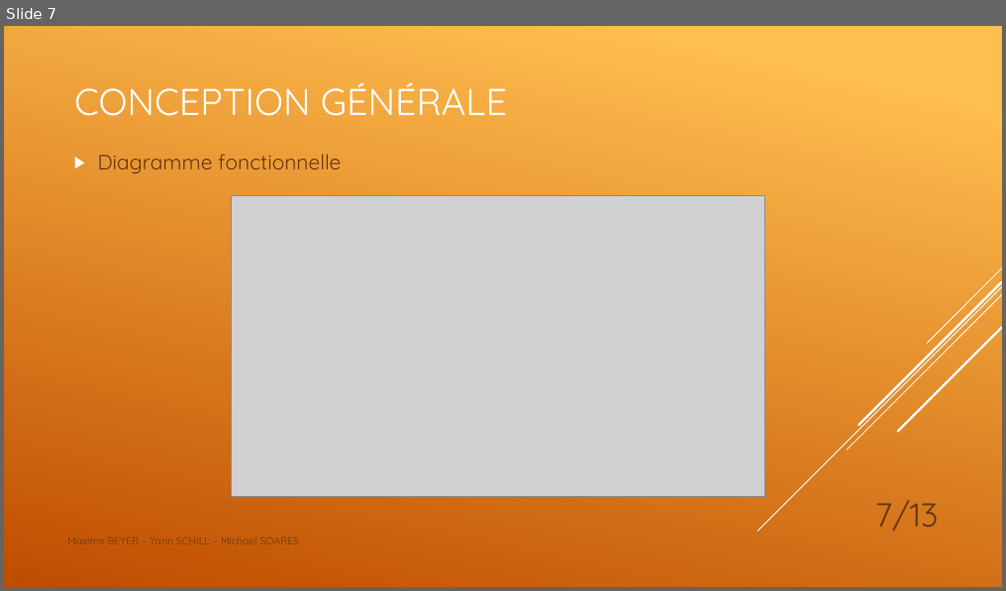
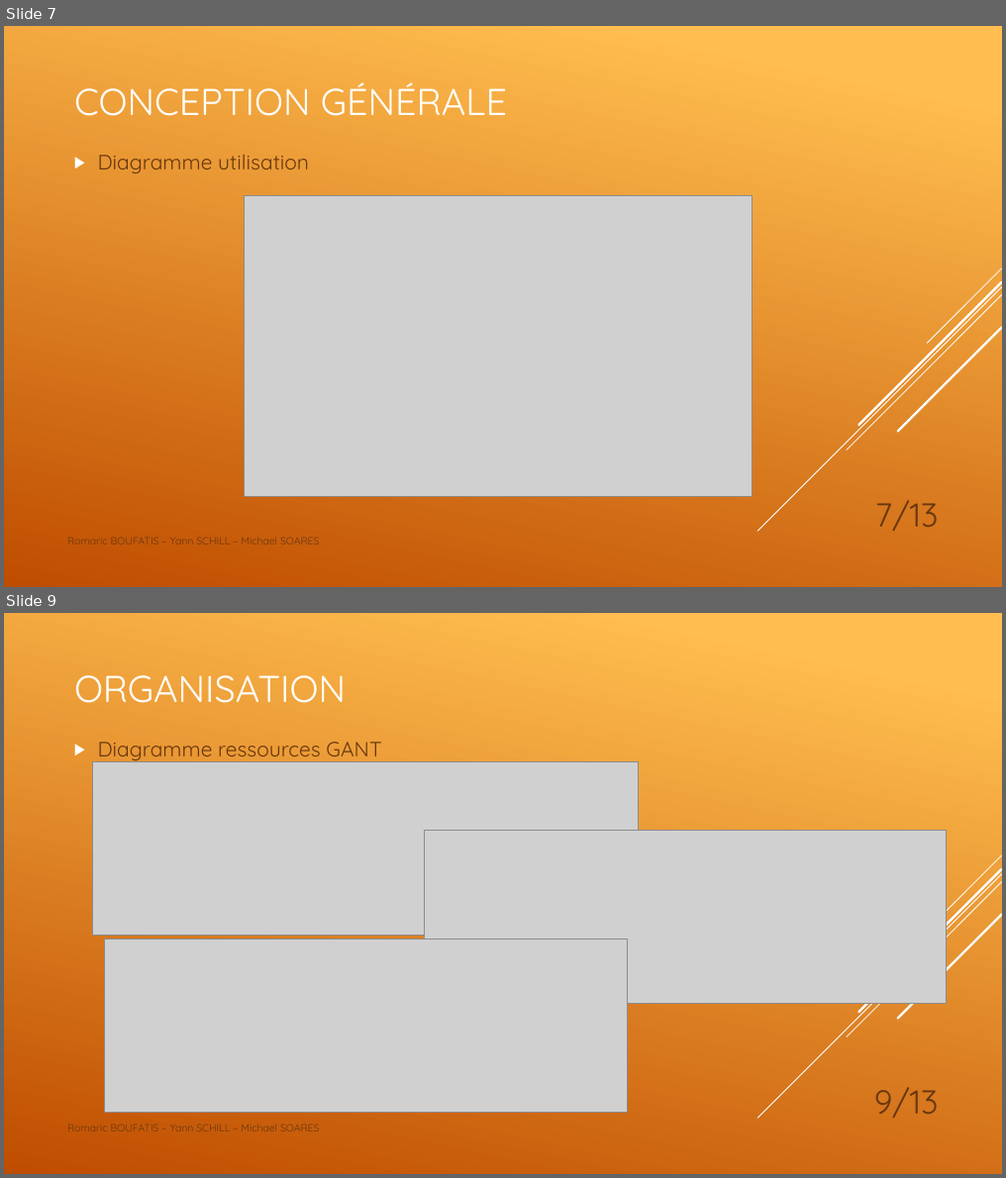
Before and after one commit to Azzur/Game-GaG, a slide deck: PPT.pptx. Shown one above the other, each under a label of ours: slide 7 before the commit, slides 7 and 9 after it; the slides between them are not shown. The pictures are 1006x591 and 1006x1178 pixels, drawn with LibreOffice and Linux fonts; fonts in the diff are those of the drawing; grey boxes stand for pictures; background and template pictures are left out. Boxes give left, top, right and bottom in pixels: in the first picture for what was removed or moved away, otherwise in the second. Text is boxed around its words. In the diff, an @@ line names an element or a change of style, - is before the commit and + after.

```diff
--- a/PPT.pptx
+++ b/PPT.pptx
@@ slide 9 added at (4, 613, 1002, 1174), background gradient #FFBF50 to #C04D00; not listed: 5 template elements that a slide beside it also shows @@
@@ title added at (74, 675, 346, 703), 36 pt, text #FFFFFF @@
+ORGANISATION
@@ text added at (98, 742, 381, 762), 20 pt, text #68380F @@
+▶ Diagramme ressources GANT
@@ picture added at (93, 761, 638, 935) @@
@@ picture added at (424, 830, 945, 1003) @@
@@ picture added at (104, 940, 627, 1112) @@
@@ page number added at (874, 1087, 939, 1118), 32 pt, text #68380F @@
+9/13
@@ text added at (67, 1124, 319, 1132), 10 pt, text #68380F @@
+Romaric BOUFATIS – Yann SCHILL – Michael SOARES
@@ slide 7 changed as well @@
@@ text at (98, 154, 309, 174): text changed @@
-▶ Diagramme fonctionnelle
+▶ Diagramme utilisation
@@ picture: place and size @@
-picture at (232, 196, 765, 497)
+picture at (245, 196, 752, 497)
@@ text at (67, 537, 319, 545): text changed @@
-Maxime BEYER – Yann SCHILL – Michael SOARES
+Romaric BOUFATIS – Yann SCHILL – Michael SOARES
```
Also in this commit, not shown: 12 other slides changed, 2 other slides added.
